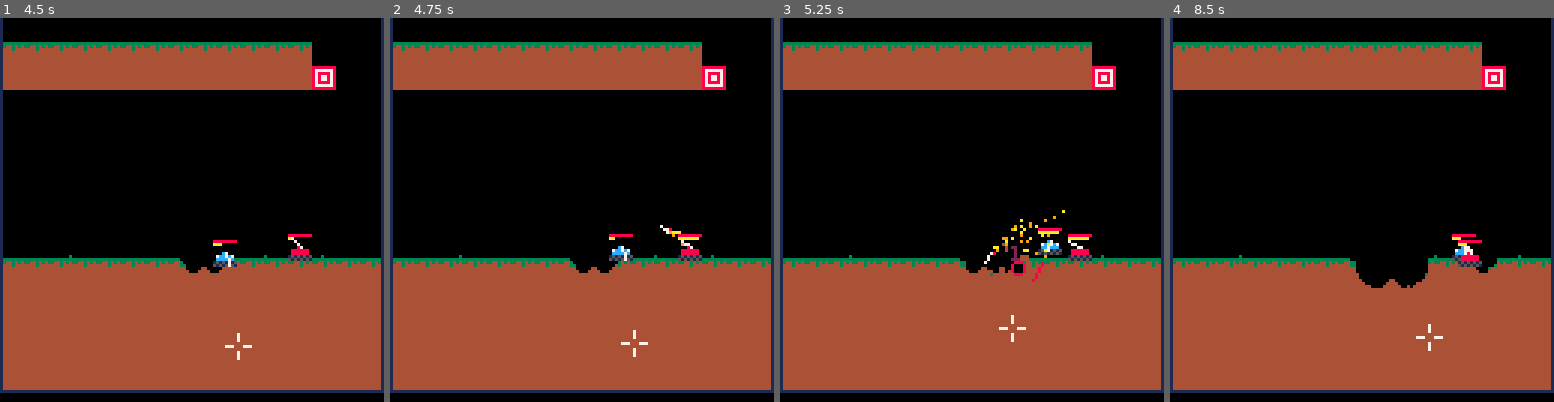
Above: before the commit, frames 1-4 (left to right).
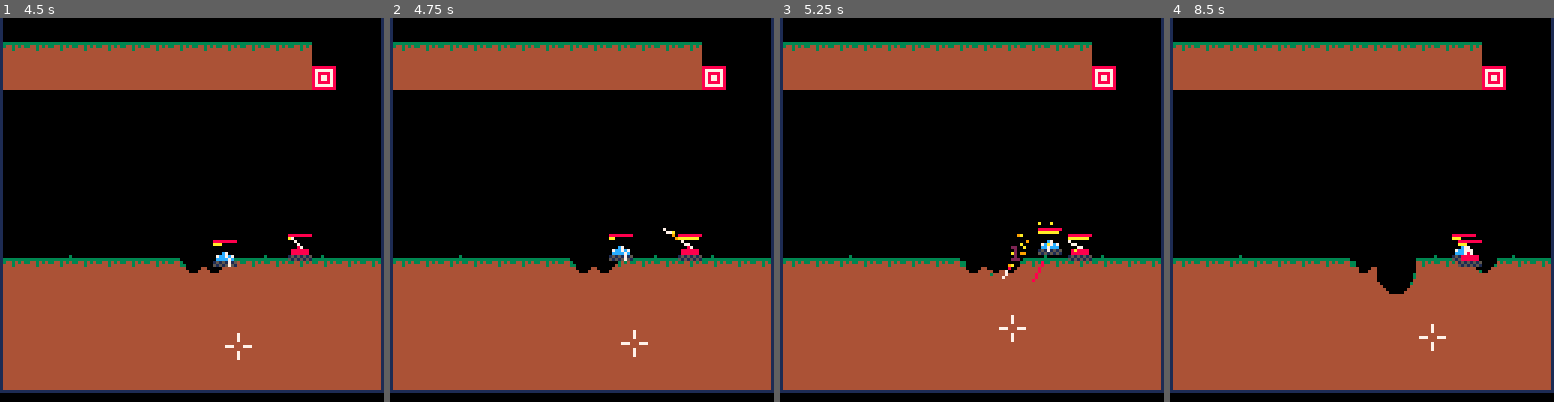
Above: after the commit, the same moments.

Repository: MarrMann/tanks.p8
Game: PICO-8 cartridge tanks.p8
The game is run twice, just before and just after one commit, with the same random seed, the same clock (stepped at 60 frames per second) and the same inputs.
Inputs:
- Up to frame 1 (4.5 s): tap X (X key) at 0.33, 1.07, 1.85, 2.97, 4.08 s; tap O (Z key) at 0.7, 1.7, 2.1, 2.5, 2.9, 3.3, 3.7, 4.1 s; hold Right 1.6-2.1 s; hold Up 2.15-2.42 s; hold Right 2.47-3.03 s; hold Left 3.08-3.58 s; hold Down 3.63-3.97 s; hold Right from 4.02 s (still down)
- Up to frame 2 (4.75 s): tap O (Z key) at 4.5 s; release Right at 4.68 s; hold Up from 4.73 s (still down)
- Up to frame 3 (5.25 s): tap O (Z key) at 4.9 s; release Up at 5.03 s; hold Left from 5.08 s (still down); tap X (X key) at 5.2 s
- Up to frame 4 (8.5 s): tap O (Z key) every 0.4 s from 5.3 to 8.1 s; release Left at 5.68 s; hold Down 5.73-6.03 s; hold Right 6.08-6.58 s; tap X (X key) at 6.32, 7.43 s; hold Right 6.63-7.13 s; hold Up 7.18-7.45 s; hold Right 7.5-8.07 s; hold Left from 8.12 s (still down)

Frame 1 is identical in both runs. In frame 2, less than 0.1% of the frame differs, in the area x 70-77%, y 53-60%; in frame 3, 0.5%; in frame 4, 0.7%, in the area x 48-92%, y 61-87%.

Commit message:
updated todo and reset count for basic shot

Diff:
--- a/tanks.p8
+++ b/tanks.p8
@@ -492,7 +492,7 @@
 			r=6,
 			init_r=1,
 			force=7,
-			count=2,
+			count=1,
 			spread=0.2,
 			pow=1,
 			cd=60
@@ -1422,7 +1422,13 @@
 ---limit jumps to 1-3 per room
 ---upgrades can affect jumps
 
--- current todo:
+-- currently working on: shooting bugs
+--when shooting multiple basic
+---shots, the angles seem kind of
+---wrong. easily visualized by
+---setting shot count to 5
+--terrain still seems to flip if
+---multiple shots hit the same area
 --how do we ensure the correct
 ---number of children when generating
 ---the shot? right now nothing stops
